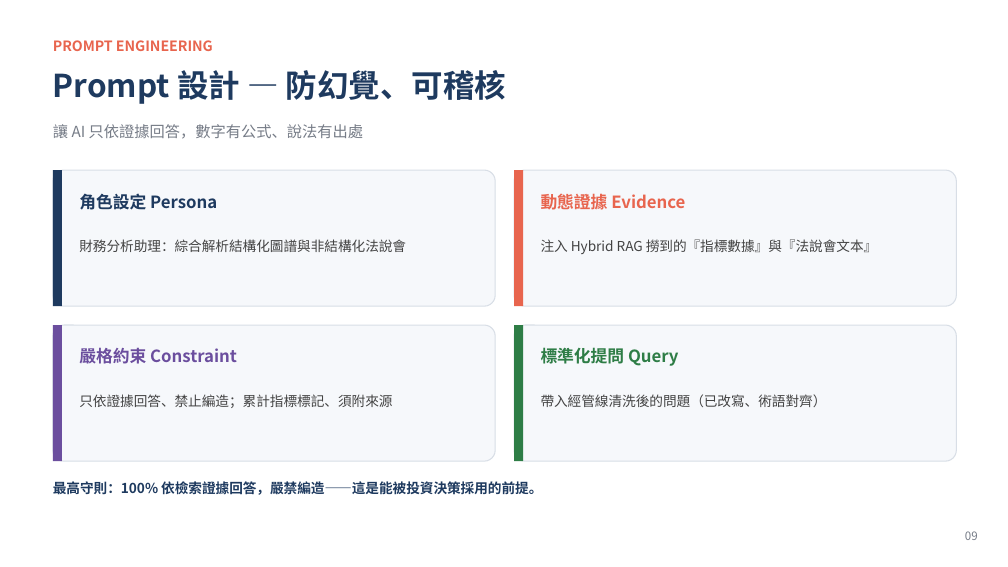
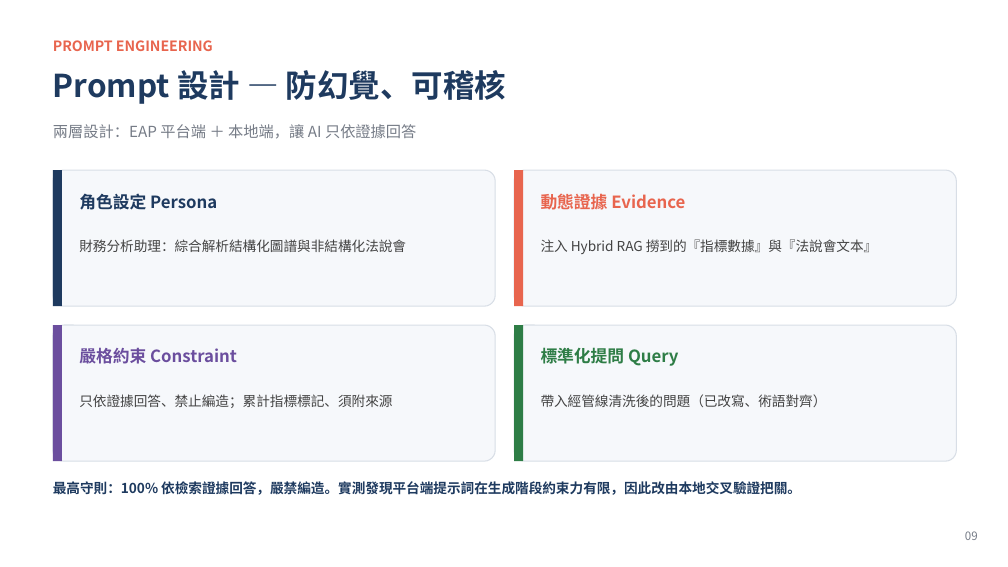
Before and after one commit to WangChiaChen/hybrid-rag-project, a slide deck: slide 9 of 比賽簡報_升級版.pptx. Drawn at 1008x567 pixels with LibreOffice and Linux fonts; fonts in the diff are those of the drawing. Boxes give left, top, right and bottom in pixels: in the first picture for what was removed or moved away, otherwise in the second. Text is boxed around its words. In the diff, an @@ line names an element or a change of style, - is before the commit and + after.

```diff
--- a/比賽簡報_升級版.pptx
+++ b/比賽簡報_升級版.pptx
@@ text at (53,124,416,139): text changed @@
-讓 AI 只依證據回答，數字有公式、說法有出處
+兩層設計：EAP 平台端 ＋ 本地端，讓 AI 只依證據回答
@@ text at (53,481,801,495): text changed @@
-最高守則：100% 依檢索證據回答，嚴禁編造——這是能被投資決策採用的前提。
+最高守則：100% 依檢索證據回答，嚴禁編造。實測發現平台端提示詞在生成階段約束力有限，因此改由本地交叉驗證把關。
```
Also in this commit, not shown: 2 other slides changed, 1 other file.
